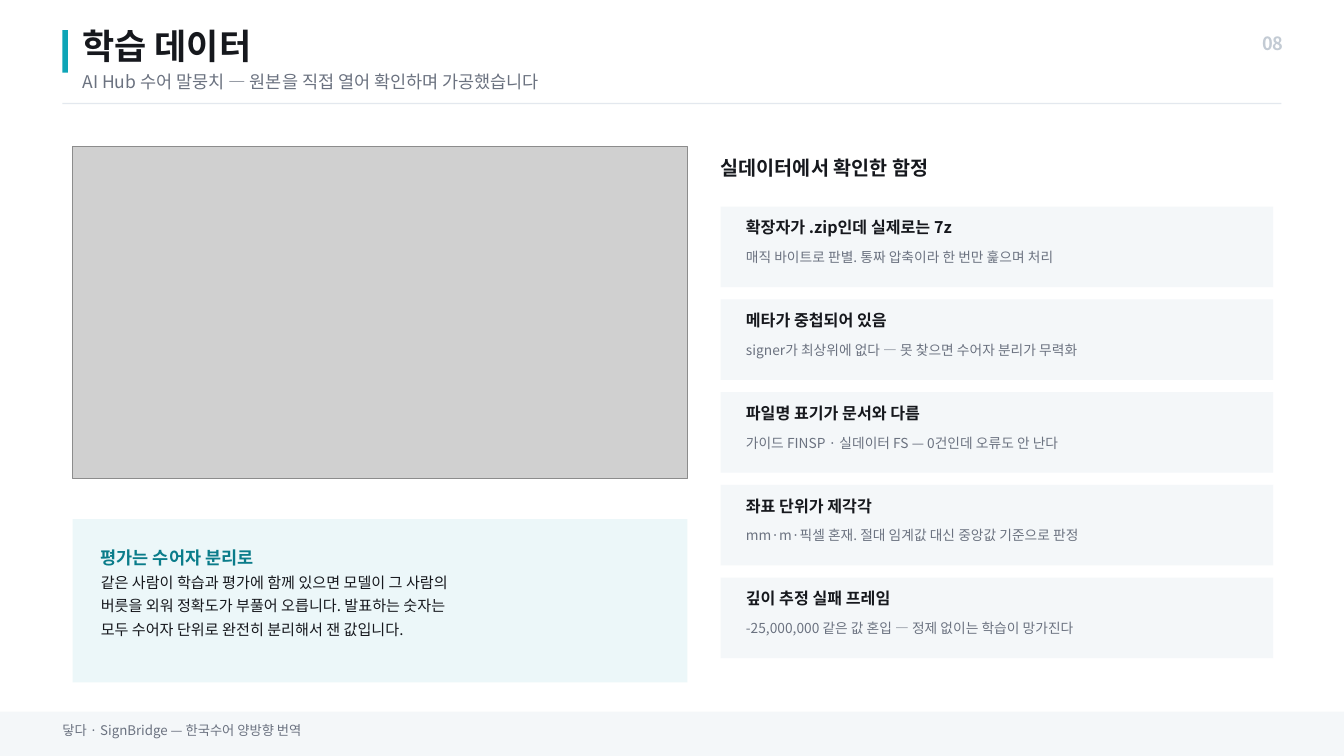
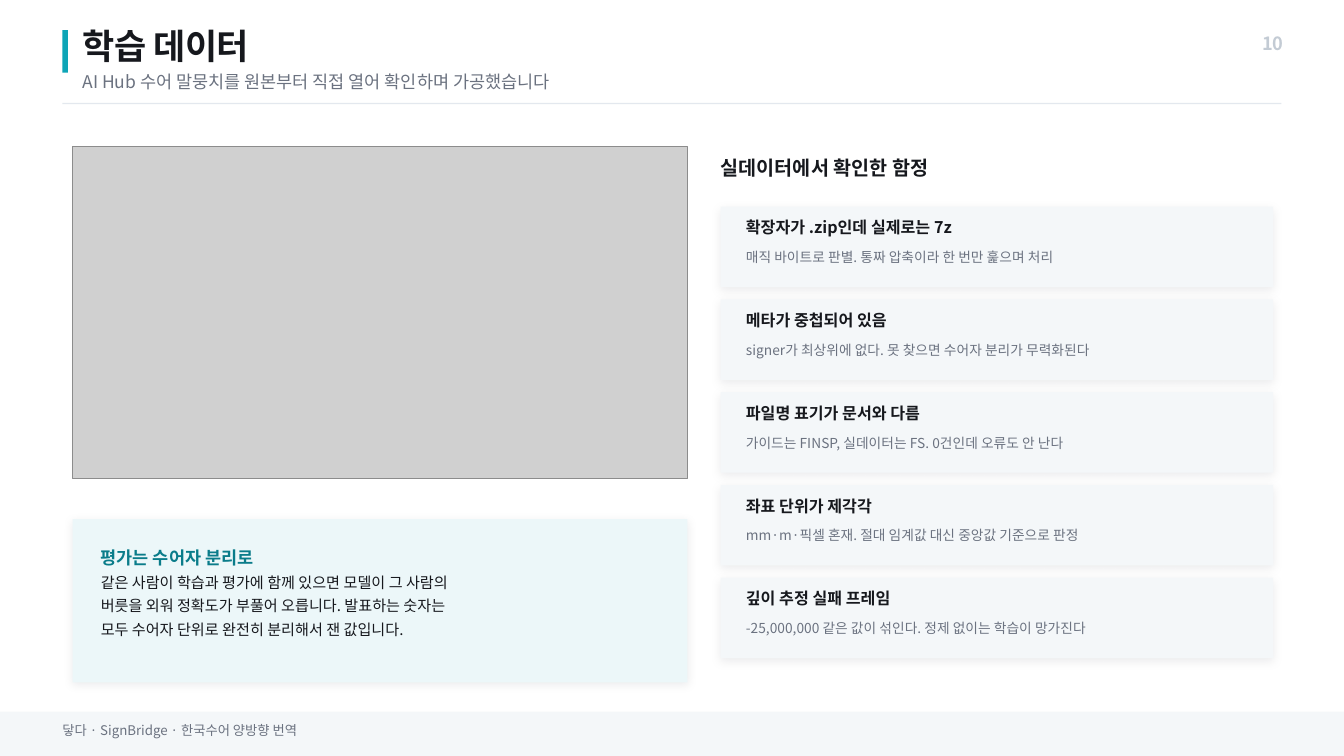
Before and after one commit to BioCode67/signbridge, a slide deck: slide 10 of ppt/제출/중간평가 발표자료_닿다.pptx (slide 8 before the commit). Drawn at 1344x756 pixels with LibreOffice and Linux fonts; fonts in the diff are those of the drawing; grey boxes stand for pictures. Boxes give left, top, right and bottom in pixels: in the first picture for what was removed or moved away, otherwise in the second. Text is boxed around its words. In the diff, an @@ line names an element or a change of style, - is before the commit and + after.

```diff
--- a/ppt/제출/중간평가 발표자료_닿다.pptx
+++ b/ppt/제출/중간평가 발표자료_닿다.pptx
@@ text "학습 데이터" at box(83, 29, 250, 62): letter spacing 0 to -0.3 pt @@
@@ text at box(1262, 36, 1283, 50): text changed @@
-08
+10
@@ text at box(83, 73, 549, 90): text changed @@
-AI Hub 수어 말뭉치 — 원본을 직접 열어 확인하며 가공했습니다
+AI Hub 수어 말뭉치를 원본부터 직접 열어 확인하며 가공했습니다
@@ text at box(746, 343, 1089, 359): text changed @@
-signer가 최상위에 없다 — 못 찾으면 수어자 분리가 무력화
+signer가 최상위에 없다. 못 찾으면 수어자 분리가 무력화된다
@@ text at box(746, 436, 1063, 451): text changed @@
-가이드 FINSP · 실데이터 FS — 0건인데 오류도 안 난다
+가이드는 FINSP, 실데이터는 FS. 0건인데 오류도 안 난다
@@ shadow on in 4 elements at box(721, 299, 1273, 380), box(721, 392, 1273, 473), box(721, 578, 1273, 658), box(73, 519, 688, 683) @@
@@ text at box(746, 621, 1086, 635): text changed @@
--25,000,000 같은 값 혼입 — 정제 없이는 학습이 망가진다
+-25,000,000 같은 값이 섞인다. 정제 없이는 학습이 망가진다
@@ text at box(62, 724, 297, 739): text changed @@
-닿다 · SignBridge — 한국수어 양방향 번역
+닿다 · SignBridge · 한국수어 양방향 번역
```
Also in this commit, not shown: 21 other slides changed, 50 other files.
